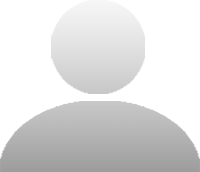
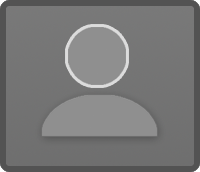
Before/after of a w=200, h=172 layered artwork. What changed in the layer stack:
moved "Calque 1" above "Calque 2", painted on it over (x1=51, y1=0, x2=145, y2=94)
painted on "Calque 2" over (x1=0, y1=95, x2=200, y2=172)
added layer "Calque 3" above "Rectangle arrondi 1" over (x1=0, y1=0, x2=200, y2=172)
added layer "Rectangle arrondi 1" above "Arrière-plan" over (x1=0, y1=0, x2=200, y2=172)
